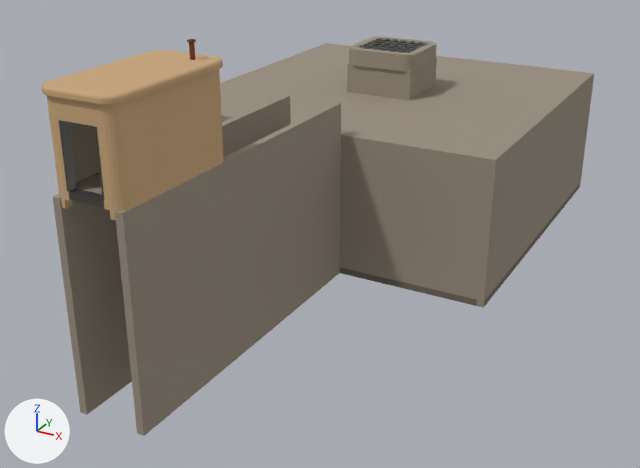
Before and after pictures for a commit that changed the glTF model public/models/base/bunker.glb.
Rendered twice from a camera (50 mm lens) standing at (18.3, -20.8, 9.7) and looking at (0.6, 11.2, -6.3). The axes (+X, +Y, +Z) are drawn at lower left. The lights are the same throughout. The first picture is the older version. Vertices at exactly the same position are counted once.

The first picture shows 'bunker', 'hut'.
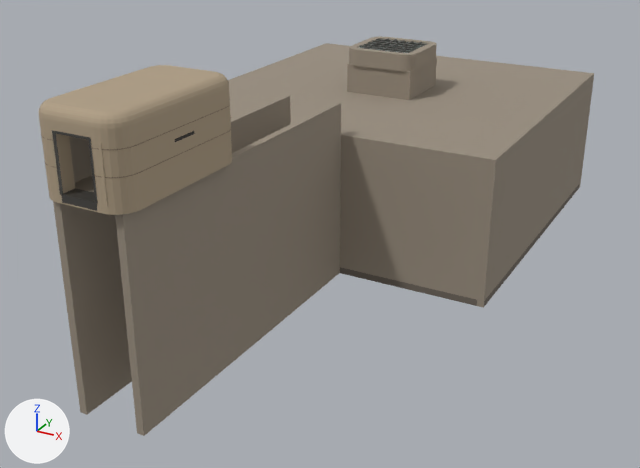
What the commit changed:
Material 'Bunker' (mat_bunker) is new.
Its base color is (0.434, 0.347, 0.238) (beige #b09f86).
Its roughness is 0.97.
Material 'BunkerDark' (mat_bunkerdark) is new.
Its base color is (0.262, 0.202, 0.133) (brown #8c7c66).
Its roughness is 0.97.
me_hut is used by ob_hut; location (0.0, 0.0, 0.0).
me_hut had 546 vertices, 1000 faces and spanned x -1.8..1.8, y -2.4..21.8, z -0.6..3.9.
me_hut no longer uses material mat_plaster (brown #c9a77c).
me_hut now has 658 vertices, 1078 faces and spans x -1.8..1.8, y -2.6..21.8, z -0.3..2.8.
me_hut part 1: a new loose piece, a box spanning x 1.68..1.71, y 0.0..1.0, z 1.3..1.4, in mat_iron (dark grey #3a3430).
me_hut part 2: a new loose piece, a box spanning x -0.735..-0.665, y -2.62..-2.55, z -0.002..2.021, in mat_steel (dark grey #5c5a56).
me_hut part 3: a new loose piece, a box spanning x 0.665..0.735, y -2.62..-2.55, z -0.002..2.021, in mat_steel (dark grey #5c5a56).
me_hut part 4: a new loose piece, a box spanning x -0.737..0.737, y -2.622..-2.549, z 1.949..2.02, in mat_steel (dark grey #5c5a56).
me_hut part 5: the loose piece of 94 vertices spanning x -1.4..1.4, y -2.3..3.3, z -0.6..3.0 is rebuilt with 270 vertices and now spans x -1.7..1.7, y -2.6..3.6, z -0.3..2.8, in mat_bunker (beige #b09f86).
me_hut part 6: a new loose piece of 60 vertices spanning x -1.7..1.7, y -2.6..3.6, z 0.9, in mat_bunkerdark (brown #8c7c66).
me_hut part 7: a new loose piece of 60 vertices spanning x -1.7..1.7, y -2.6..3.6, z 1.7, in mat_bunkerdark (brown #8c7c66).
me_hut part 8: the loose piece of 20 vertices spanning x -0.9..0.9, y -2.3..-2.0, z -0.3..3.0 is deleted.
me_hut part 9: the loose piece of 16 vertices spanning x 0.5..0.7, y 2.5..2.7, z 3.2..3.8 is deleted.
me_hut part 10: the loose piece of 8 vertices spanning x -0.7..0.7, y -2.3..-2.0, z 2.2..2.3 is deleted.
me_hut part 11: 184 vertices removed from x -1.5..1.5, y -2.4..3.4, z -0.2..3.2; 20 vertices added at x -1.1..1.1, y -2.6..-2.0, z -0.2..2.3.
Other edits to the shape of me_hut do not show in these pictures.
me_hut no longer uses material mat_rust (brown #7a3d1e).
me_hut gains material mat_bunker (beige #b09f86).
me_hut gains material mat_bunkerdark (brown #8c7c66).
me_hut gains material mat_iron (dark grey #3a3430).
me_bunker is used by ob_bunker; location (0.0, 0.0, 0.0).
me_bunker had 818 vertices, 1256 faces and spanned x -8.3..8.3, y -2.3..28.3, z -8.6..3.0.
me_bunker now has 814 vertices, 1256 faces and spans x -8.3..8.3, y -2.3..28.3, z -8.6..2.6.
Part 12, on me_bunker:
12 vertices are removed from x -1.1..1.1, y -2.0..3.0, z 2.7..3.0.
26 faces are deleted.
16 vertices in x -1.1..1.1, y -2.0..3.0, z 2.7 move by (0.0, 0.0, -0.4).
4 vertices in x -0.7..0.7, y -2.0, z 2.2 move by (0.0, 0.0, -0.2).
8 vertices are added at x -1.1..1.1, y -2.0..3.0, z 2.3..2.6.
26 new faces join them, mat_concrete (brown #9a8f80).
Other edits to the shape of me_bunker do not show in these pictures.

What differs and where, as boxes (x1, y1, x2, y2) in the pictures (640 x 468 px; the box of a moved part takes in the faces that stretch with it):
'hut', reshaped
    before: (42, 36, 437, 220)
    after: (39, 36, 437, 215)
part 1 of me_hut, added
    after: (175, 131, 194, 142)
part 2 of me_hut, added
    after: (52, 130, 63, 195)
part 3 of me_hut, added
    after: (88, 137, 98, 203)
part 4 of me_hut, added
    after: (52, 131, 91, 140)
part 5 of me_hut, rebuilt (9% wider)
    before: (47, 69, 224, 220)
    after: (39, 65, 232, 215)
part 6 of me_hut, added
    after: (44, 129, 231, 178)
part 7 of me_hut, added
    after: (41, 105, 230, 150)
part 8 of me_hut, deleted
    before: (52, 96, 110, 210)
part 9 of me_hut, deleted
    before: (189, 43, 195, 60)
part 10 of me_hut, deleted
    before: (58, 120, 97, 129)
part 11 of me_hut, cut back
    before: (42, 50, 223, 207)
    after: (44, 131, 108, 211)
part 12 of me_bunker, moved or reshaped
    before: (69, 124, 100, 182)
    after: (69, 136, 92, 188)
